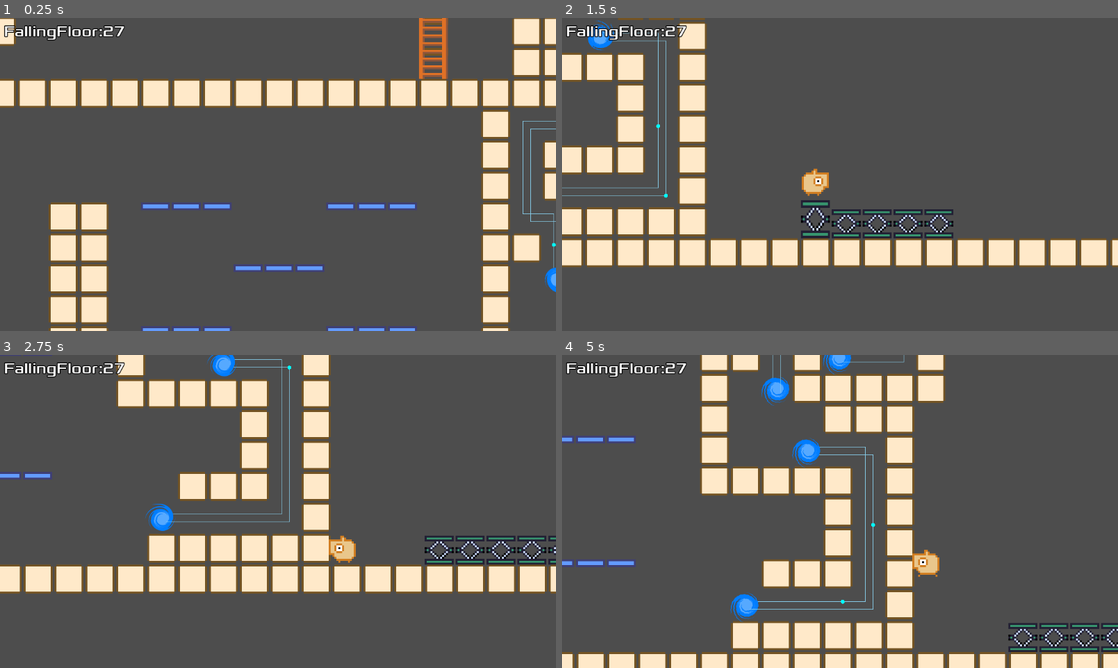
Above: before the commit, frames 1-4 (two rows, left to right).
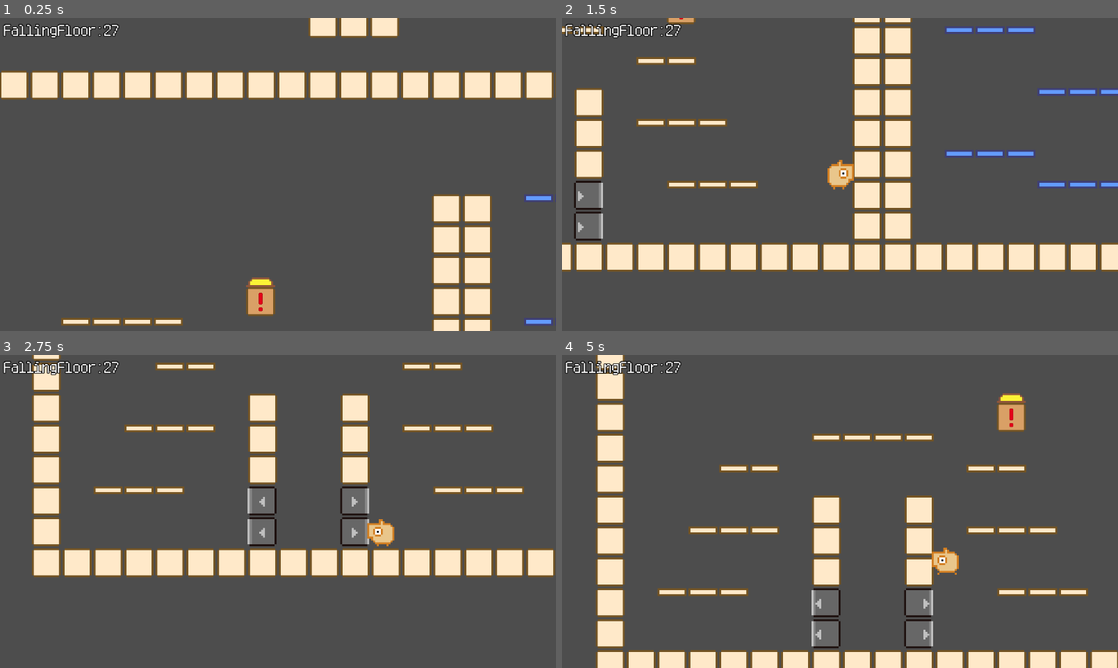
Above: after the commit, the same moments.

Repository: syun77/gd_inovania2
Game: Godot game, scene res://Main.tscn
Two runs of this game, one before a commit and one after it. Both use one fixed random seed, a clock stepped at 60 frames per second and the inputs below.
Inputs (mouse positions are in pixels of both pictures, inside the frame that each line leads up to):
- Up to frame 1 (0.25 s): no input
- Up to frame 2 (1.5 s): move the mouse to (962, 158) at 0.52 s; hold Space (action) 0.53-1.28 s; hold Right (ui_right) from 0.53 s (still down); tap Up (ui_up) at 0.77 s; move the mouse to (728, 190) at 1.27 s; tap Space (action) at 1.35 s
- Up to frame 3 (2.75 s): tap Up (ui_up) at 1.52 s; move the mouse to (333, 442) at 2.02 s; release Right (ui_right) at 2.03 s; hold Left (ui_left) from 2.03 s (still down); hold Space (action) from 2.03 s (still down); tap Shift (special) at 2.1 s
- Up to frame 4 (5 s): move the mouse to (812, 574) at 2.77 s; release Left (ui_left) at 2.78 s; release Space (action) at 2.78 s; hold Right (ui_right) 2.78-4.28 s; tap Space (action) at 2.85, 4.55 s; tap Up (ui_up) at 3.02, 3.77, 4.52 s; move the mouse to (1006, 558) at 3.52 s; hold Space (action) 3.53-4.28 s; tap R (reset) at 4.15 s; move the mouse to (673, 464) at 4.27 s; hold Left (ui_left) from 4.28 s (still down); tap Shift (special) at 4.35 s

The runs differ from the first frame. In frame 1, 26% of the frame differs, in the area x 0-100%, y 0-100%; in frame 2, 28%; in frame 3, 31%; in frame 4, 32%.

Commit message:
マルミーニャフォントを追加

Diff:
--- a/gd_inovania2/Main.tscn
+++ b/gd_inovania2/Main.tscn
@@ -3,7 +3,7 @@
 [ext_resource type="Script" path="res://Main.gd" id="1_ohpg3"]
 [ext_resource type="TileSet" uid="uid://bj4w75hx8d420" path="res://assets/tiles/tile_set.tres" id="1_siuqx"]
 [ext_resource type="PackedScene" uid="uid://ch0yf5nkshbib" path="res://src/player/Player.tscn" id="2_cqxvx"]
-[ext_resource type="LabelSettings" uid="uid://bftt71gmloym3" path="res://assets/fonts/Xolonium-Label.tres" id="4_srgx7"]
+[ext_resource type="LabelSettings" uid="uid://bftt71gmloym3" path="res://assets/fonts/MaruMinya-Label.tres" id="4_srgx7"]
 
 [node name="Main" type="Node2D"]
 script = ExtResource("1_ohpg3")
@@ -16,13 +16,13 @@
 tile_set = ExtResource("1_siuqx")
 format = 2
 layer_0/name = "BackGround"
-layer_0/tile_data = PackedInt32Array(0, 65536, 0, 1, 65536,  …(16110 unchanged characters)…  1310756, 65536, 0, 1835042, 65536, 0, 1835051, 262144, 4, 1835052, 262144, 4, 1835053, 262144, 4, 1835054, 262144, 4, 1835055, 262144, 4)
+layer_0/tile_data = PackedInt32Array(0, 65536, 0, 1, 65536,  …(16110 unchanged characters)…  1310756, 65536, 0, 1835042, 65536, 0, 1310761, 262144, 4, 1310762, 262144, 4, 1310763, 262144, 4, 1441837, 262144, 4, 1441838, 262144, 4, 1441839, 262144, 4, 1179697, 262144, 4, 1179698, 262144, 4, 1179699, 262144, 4, 1376297, 65536, 0, 1376298, 65536, 0, 1376299, 65536, 0, 1507373, 65536, 0, 1507374, 65536, 0, 1507375, 65536, 0, 1245233, 65536, 0, 1245234, 65536, 0, 1245235, 65536, 0)
 
 [node name="MainLayer" type="CanvasLayer" parent="."]
 follow_viewport_enabled = true
 
 [node name="Player" parent="MainLayer" instance=ExtResource("2_cqxvx")]
-position = Vector2(2656, 1784)
+position = Vector2(1176, 1840)
 
 [node name="ParticleLayer" type="CanvasLayer" parent="."]
 follow_viewport_enabled = true
--- a/gd_inovania2/assets/fonts/Xolonium-Label.tres
+++ b/gd_inovania2/assets/fonts/MaruMinya-Label.tres
@@ -1,9 +1,9 @@
 [gd_resource type="LabelSettings" load_steps=2 format=3 uid="uid://bftt71gmloym3"]
 
-[ext_resource type="FontFile" uid="uid://csbm65h0kxlp5" path="res://assets/fonts/Xolonium-Regular.otf" id="1_sf0c6"]
+[ext_resource type="FontFile" uid="uid://k3ac0ihdhfrt" path="res://assets/fonts/x12y12pxMaruMinya.ttf" id="1_e62wy"]
 
 [resource]
-font = ExtResource("1_sf0c6")
+font = ExtResource("1_e62wy")
 font_size = 32
 outline_size = 6
 outline_color = Color(0, 0, 0, 1)
--- /dev/null
+++ b/gd_inovania2/assets/fonts/MaruMinya.tres
@@ -0,0 +1,7 @@
+[gd_resource type="Theme" load_steps=2 format=3 uid="uid://d01v3grce8ivc"]
+
+[ext_resource type="FontFile" uid="uid://k3ac0ihdhfrt" path="res://assets/fonts/x12y12pxMaruMinya.ttf" id="1_2ak33"]
+
+[resource]
+default_font = ExtResource("1_2ak33")
+default_font_size = 32
--- a/gd_inovania2/assets/fonts/Xolonium-Regular.tres
+++ /dev/null
@@ -1,7 +0,0 @@
-[gd_resource type="Theme" load_steps=2 format=3 uid="uid://d01v3grce8ivc"]
-
-[ext_resource type="FontFile" uid="uid://djua62pc6ipr7" path="res://assets/fonts/Xolonium-Regular.otf" id="1_g418x"]
-
-[resource]
-default_font = ExtResource("1_g418x")
-default_font_size = 32
--- a/gd_inovania2/src/gimmic/ExclamationBlock.tscn
+++ b/gd_inovania2/src/gimmic/ExclamationBlock.tscn
@@ -1,9 +1,9 @@
 [gd_scene load_steps=7 format=3 uid="uid://hfcjfcxbvhnn"]
 
-[ext_resource type="Texture2D" uid="uid://dvffdo8wt0ce8" path="res://assets/images/gimmick/exclamation_block.png" id="1_bxrni"]
+[ext_resource type="Texture2D" uid="uid://ct2b37bl633r0" path="res://assets/images/gimmick/exclamation_block.png" id="1_bxrni"]
 [ext_resource type="Script" path="res://src/gimmic/ExclamationBlock.gd" id="1_ov478"]
-[ext_resource type="Texture2D" uid="uid://c87o8s3vvkyih" path="res://assets/images/gimmick/exclamation_switch.png" id="2_vgfen"]
-[ext_resource type="Theme" uid="uid://d01v3grce8ivc" path="res://assets/fonts/Xolonium-Regular.tres" id="4_x1b6o"]
+[ext_resource type="Texture2D" uid="uid://b13cvj3mblcgo" path="res://assets/images/gimmick/exclamation_switch.png" id="2_vgfen"]
+[ext_resource type="Theme" uid="uid://d01v3grce8ivc" path="res://assets/fonts/MaruMinya.tres" id="4_x1b6o"]
 
 [sub_resource type="RectangleShape2D" id="RectangleShape2D_my1x6"]
 size = Vector2(60, 60)
Binary file removed: gd_inovania2/assets/fonts/PixelMplus10-Regular.ttf
Binary file removed: gd_inovania2/assets/fonts/Xolonium-Regular.otf
Binary file added: gd_inovania2/assets/fonts/x12y12pxMaruMinya.ttf
Not shown, added: gd_inovania2/assets/fonts/x12y12pxMaruMinya_Readme.txt
